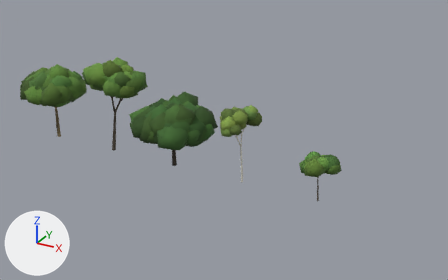
The glTF model public/models/trees.glb as it was, and as the next commit left it.
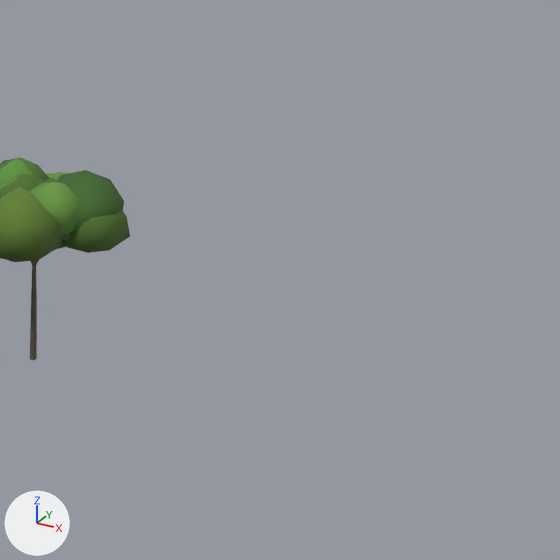
There are two pictures of each version: one whole from a 50 mm camera at (85.8, -86.1, 50.1) aimed at (37.7, 1.2, 6.4), one close up on the part from 69% to 100% of the width and 40% to 90% of the height. Lighting does not change. The marker at lower left points along +X, +Y and +Z. The first two pictures are the older version.

The older version as bpy lines, for what is in view:
```python
me_tree_young_leaves = bpy.data.meshes.new('tree_young_leaves')
me_tree_young_leaves.from_pydata(...)  # 300 vertices, 500 faces; spans x -3.23..3.26, y -3.66..3.45, z 4.43..8.37
me_tree_young_leaves.materials.append(mat_leaves_young)
ob_tree_young_leaves = bpy.data.objects.new('tree_young_leaves', me_tree_young_leaves)
ob_tree_young_leaves.location = (56.0, 0.0, 0.0)
```
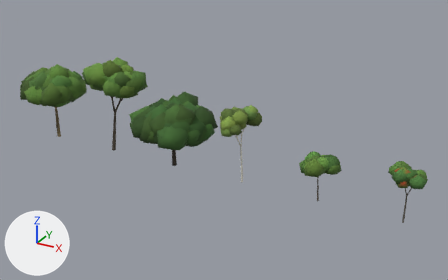
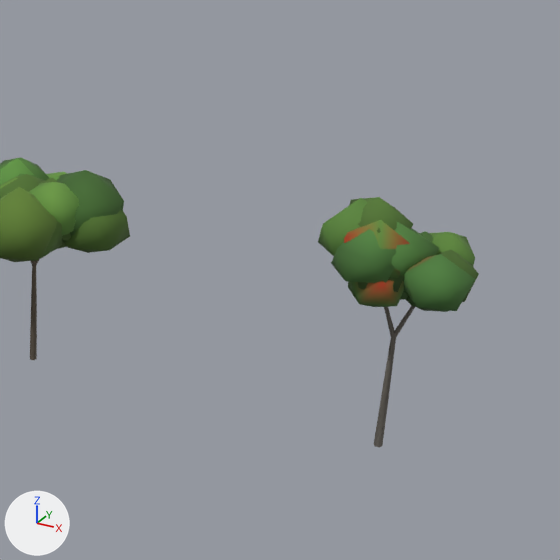
Where the change shows, as pixel boxes [x1, y1, x2, y2] in the close-ups (560 x 560 px):
'tree_rowan_leaves', added
    after: [318, 197, 479, 312]
'tree_rowan_bark', added
    after: [374, 305, 415, 447]

Edits to the bpy script that builds the scene:
```text
Add mat_leaves_rowan:
    mat_leaves_rowan = bpy.data.materials.new('leaves_rowan')
    mat_leaves_rowan.use_nodes = True; mat_leaves_rowan.node_tree.nodes.clear()
    _N = mat_leaves_rowan.node_tree.nodes; _L = mat_leaves_rowan.node_tree.links
    n0 = _N.new('ShaderNodeBsdfPrincipled'); n0.name = 'Principled BSDF'
    n0.inputs[2].default_value = 0.9  # 'Roughness'
    n1 = _N.new('ShaderNodeOutputMaterial'); n1.name = 'Material Output'
    n2 = _N.new('ShaderNodeVertexColor'); n2.name = 'Color Attribute'
    _L.new(n0.outputs[0], n1.inputs[0])  # 'BSDF' to 'Surface'
    _L.new(n2.outputs[0], n0.inputs[0])  # 'Color' to 'Base Color'
Add mat_bark_rowan:
    mat_bark_rowan = bpy.data.materials.new('bark_rowan')
    # nodes: BsdfPrincipled, Mix, OutputMaterial, VertexColor
    # colours: grey #77726a, mixed with the vertex colours
Add me_tree_rowan_leaves:
    me_tree_rowan_leaves.from_pydata(...)  # 192 vertices, 320 faces; spans x -3.33..2.71, y -1.65..2.59, z 5.44..9.67
    me_tree_rowan_leaves.materials.append(mat_leaves_rowan)
Add me_tree_rowan_bark:
    me_tree_rowan_bark.from_pydata(...)  # 205 vertices, 210 faces; spans x -1.99..1.19, y -0.63..1.29, z -0.21..7.71
    me_tree_rowan_bark.materials.append(mat_bark_rowan)
Add ob_tree_rowan_leaves:
    ob_tree_rowan_leaves = bpy.data.objects.new('tree_rowan_leaves', me_tree_rowan_leaves)
    ob_tree_rowan_leaves.location = (70.0, 0.0, 0.0)
Add ob_tree_rowan_bark:
    ob_tree_rowan_bark = bpy.data.objects.new('tree_rowan_bark', me_tree_rowan_bark)
    ob_tree_rowan_bark.location = (70.0, 0.0, 0.0)
```
